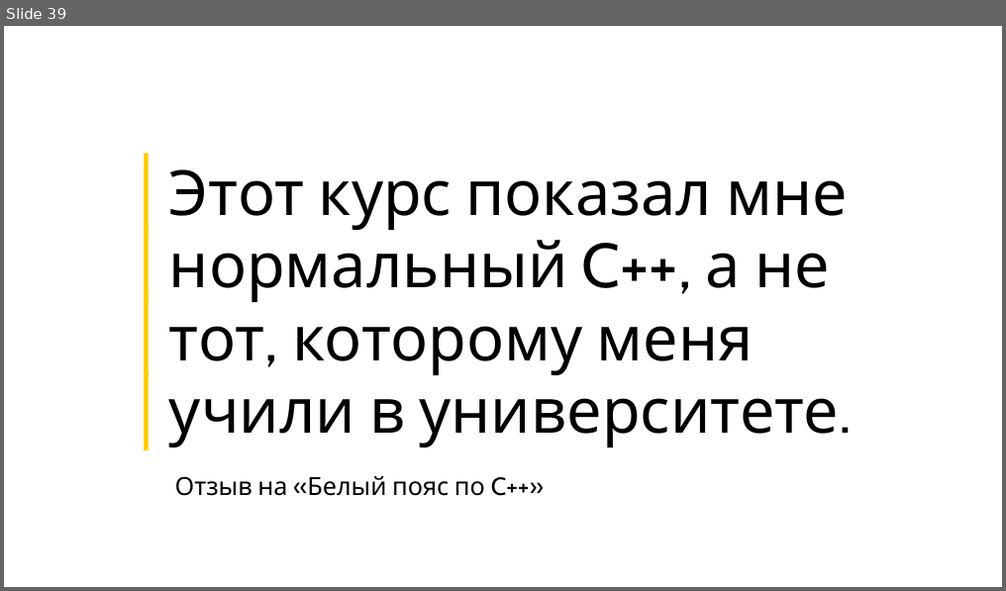
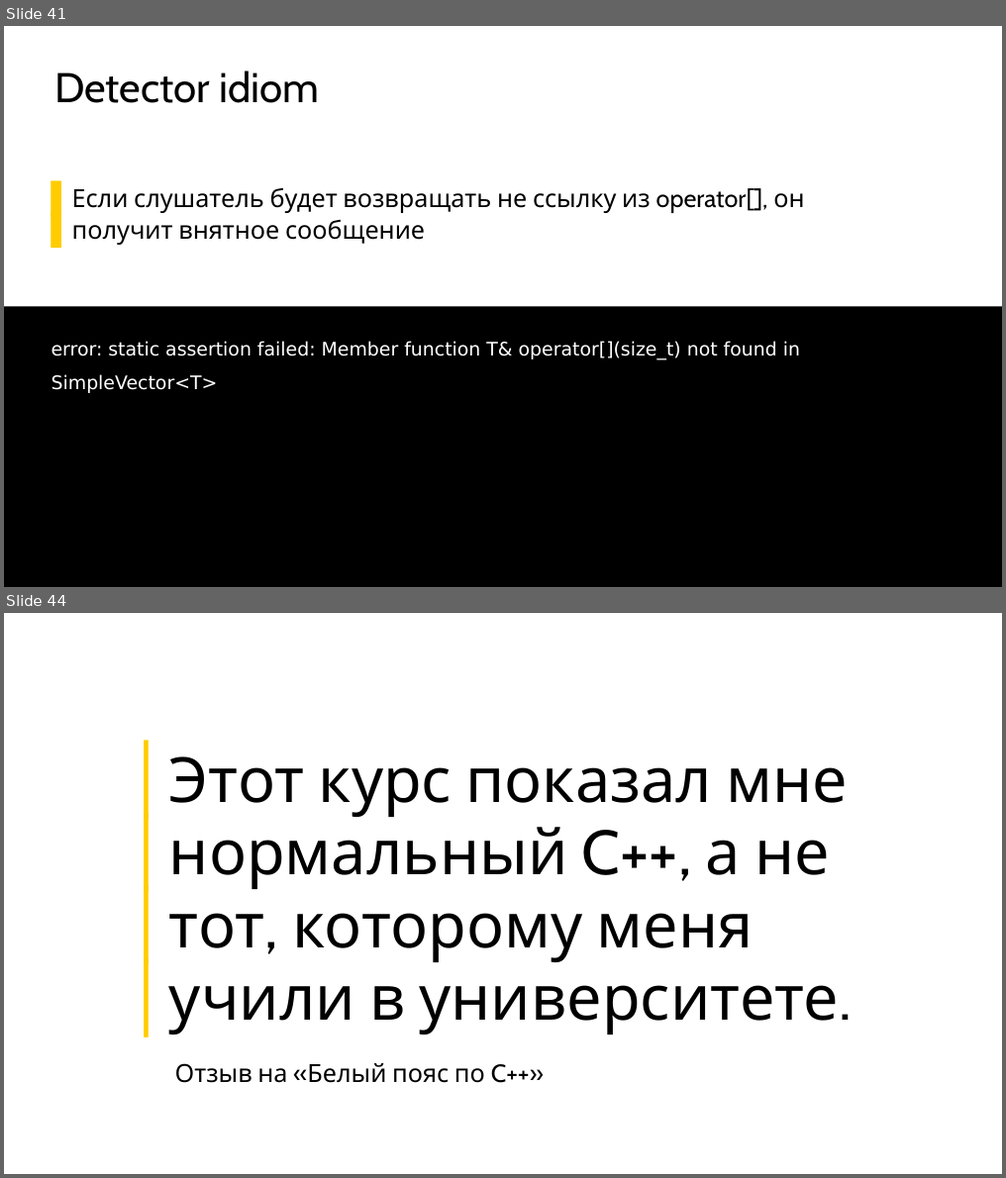
Before and after one commit to ishfb/cpprus18, a slide deck: slides.pptx. Shown one above the other, each under a label of ours: slide 39 before the commit, slides 41 and 44 after it; the slides between them are not shown. The pictures are 1006x591 and 1006x1178 pixels, drawn with LibreOffice and Linux fonts; fonts in the diff are those of the drawing. Boxes give left, top, right and bottom in pixels: in the first picture for what was removed or moved away, otherwise in the second. Text is boxed around its words. In the diff, an @@ line names an element or a change of style, - is before the commit and + after.

```diff
--- a/slides.pptx
+++ b/slides.pptx
@@ slide 41 added at (4,26,1002,587), background #FFFFFF @@
@@ title added at (54,71,319,103), 80 pt, text #000000 @@
+Detector idiom
@@ text added at (72,187,804,245), 48 pt, text #000000 @@
+  ▌ Если слушатель будет возвращать не ссылку из operator[], он
+  ▌ получит внятное сообщение
@@ text added at (4,307,1002,587), fill #000000, 36 pt, text #FFFFFF @@
+error: static assertion failed: Member function T& operator[](size_t) not found in SimpleVector<T>
@@ what was slide 39 is now slide 44 @@
```
Also in this commit, not shown: 2 slides changed, 5 other slides added, 1 slide removed, 1 other file.
